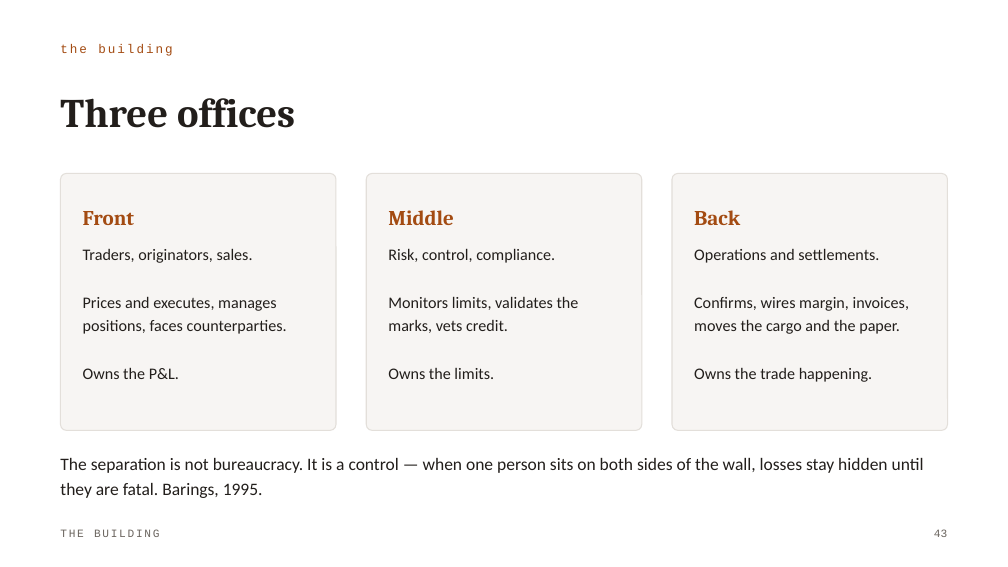
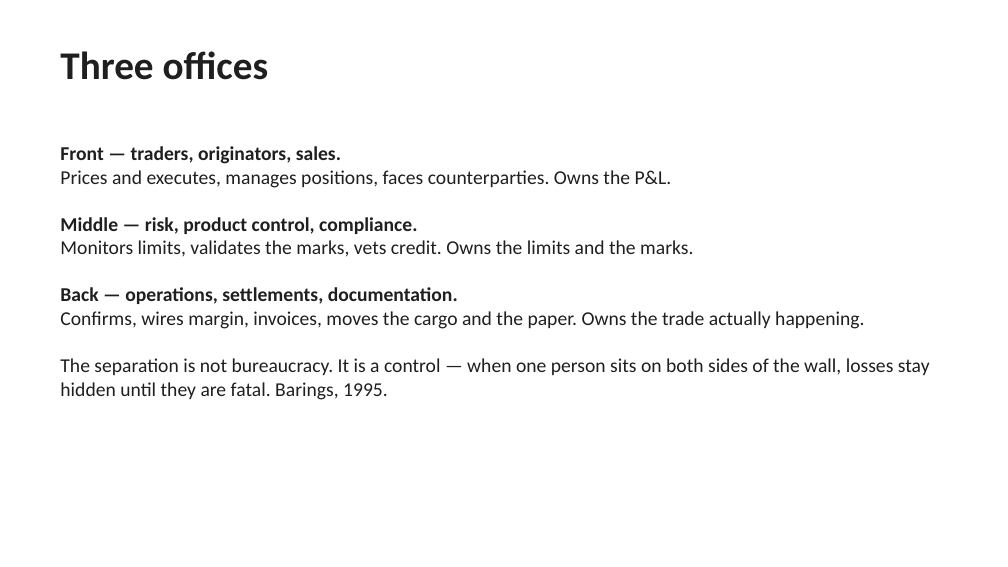
Before and after one commit to loic619/Commodity-trading-lecture, a slide deck: slide 44 of decks/Commodity-Trading-Module-1.pptx. Drawn at 1008x567 pixels with LibreOffice and Linux fonts; fonts in the diff are those of the drawing. Boxes give left, top, right and bottom in pixels: in the first picture for what was removed or moved away, otherwise in the second. Text is boxed around its words. In the diff, an @@ line names an element or a change of style, - is before the commit and + after.

```diff
--- a/decks/Commodity-Trading-Module-1.pptx
+++ b/decks/Commodity-Trading-Module-1.pptx
@@ text "Three offices": place and size @@
-text "Three offices" at (60, 98, 295, 128)
+text "Three offices" at (60, 51, 269, 80)
@@ text "Three offices" at (60, 51, 269, 80): size 29 to 28 pt, font Cambria to Calibri, text colour #221E1B to #1F1F1F; line spacing 32pt to 1; vertical alignment middle to top @@
@@ text removed at (60, 44, 172, 56) @@
-the building
@@ text added at (60, 146, 930, 400), 14 pt, text #1F1F1F @@
+Front — traders, originators, sales.
+Prices and executes, manages positions, faces counterparties. Owns the P&L.
+Middle — risk, product control, compliance.
+Monitors limits, validates the marks, vets credit. Owns the limits and the marks.
+Back — operations, settlements, documentation.
+Confirms, wires margin, invoices, moves the cargo and the paper. Owns the trade actually happening.
+The separation is not bureaucracy. It is a control — when one person sits on both sides of the wall, losses stay hidden until they are fatal. Barings, 1995.
@@ rounded rectangle removed at (60, 173, 336, 430) @@
@@ rounded rectangle removed at (366, 173, 641, 430) @@
@@ rounded rectangle removed at (672, 173, 948, 430) @@
@@ text removed at (83, 211, 134, 225) @@
-Front
@@ text removed at (388, 210, 453, 225) @@
-Middle
@@ text removed at (694, 210, 740, 225) @@
-Back
@@ text removed at (83, 248, 287, 379) @@
-Traders, originators, sales.
-Prices and executes, manages positions, faces counterparties.
-Owns the P&L.
@@ text removed at (388, 248, 579, 379) @@
-Risk, control, compliance.
-Monitors limits, validates the marks, vets credit.
-Owns the limits.
@@ text removed at (694, 248, 909, 382) @@
-Operations and settlements.
-Confirms, wires margin, invoices, moves the cargo and the paper.
-Owns the trade happening.
@@ text removed at (60, 458, 924, 498) @@
-The separation is not bureaucracy. It is a control — when one person sits on both sides of the wall, losses stay hidden until they are fatal. Barings, 1995.
@@ text removed at (60, 529, 160, 537) @@
-THE BUILDING
@@ text removed at (934, 529, 947, 537) @@
-43
```
Also in this commit, not shown: 46 other slides changed, 6 other files.
